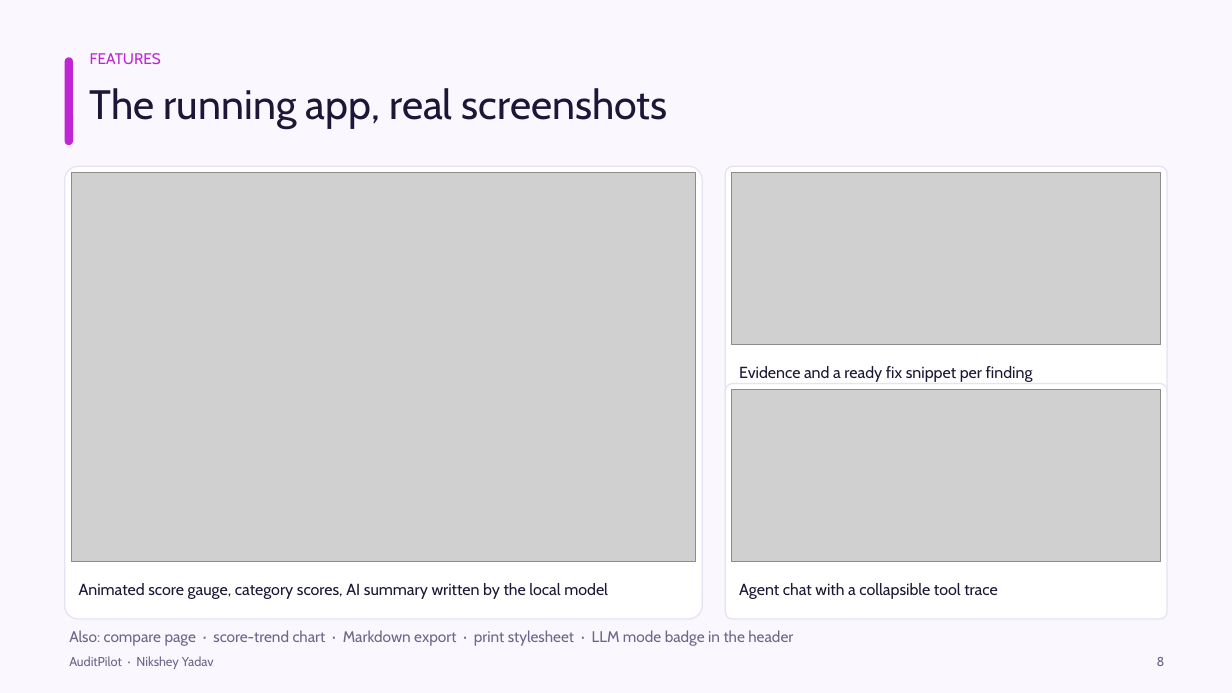
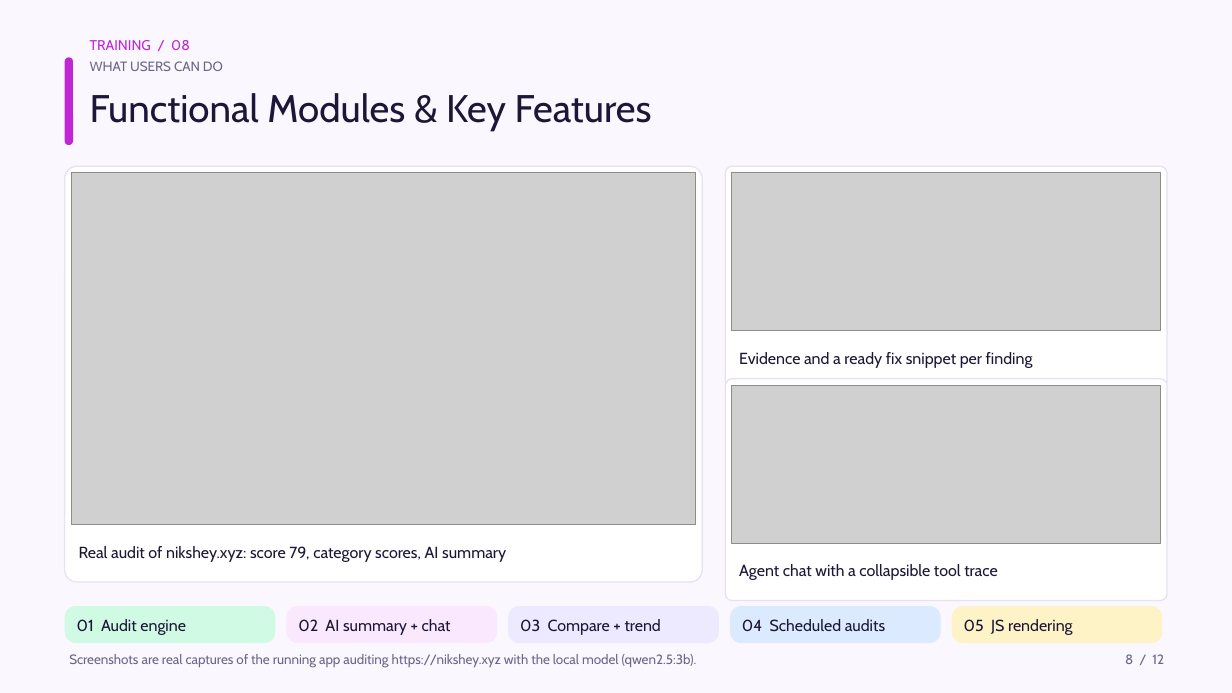
Before and after one commit to NiksheyYadav/AuditPilot, a slide deck: slide 8 of AuditPilot_IT2_Presentation.pptx. Drawn at 1232x693 pixels with LibreOffice and Linux fonts; fonts in the diff are those of the drawing; grey boxes stand for pictures. Boxes give left, top, right and bottom in pixels: in the first picture for what was removed or moved away, otherwise in the second. Text is boxed around its words. In the diff, an @@ line names an element or a change of style, - is before the commit and + after.

```diff
--- a/AuditPilot_IT2_Presentation.pptx
+++ b/AuditPilot_IT2_Presentation.pptx
@@ text removed at <box>90,53,161,64</box> @@
-FEATURES
@@ text added at <box>90,40,190,50</box>, 11 pt, text #C026D3 @@
+TRAINING / 08
@@ text added at <box>90,61,223,71</box>, 10.5 pt, text #6B6788 @@
+WHAT USERS CAN DO
@@ text at <box>90,93,652,131</box>: text changed; size 32 to 30 pt @@
-The running app, real screenshots
+Functional Modules & Key Features
@@ rounded rectangle: place and size @@
-rounded rectangle at <box>65,166,702,619</box>
+rounded rectangle at <box>65,166,702,582</box>
@@ picture: place and size @@
-picture at <box>71,173,696,562</box>
+picture at <box>71,173,696,525</box>
@@ rounded rectangle: place and size @@
-rounded rectangle at <box>726,166,1167,402</box>
+rounded rectangle at <box>726,166,1167,388</box>
@@ picture: place and size @@
-picture at <box>732,173,1161,345</box>
+picture at <box>732,173,1161,331</box>
@@ text "Evidence and a ready fix ...": place and size @@
-text "Evidence and a ready fix ..." at <box>739,366,1033,382</box>
+text "Evidence and a ready fix ..." at <box>739,352,1033,368</box>
@@ rounded rectangle: place and size @@
-rounded rectangle at <box>726,384,1167,619</box>
+rounded rectangle at <box>726,379,1167,601</box>
@@ picture: place and size @@
-picture at <box>732,390,1161,562</box>
+picture at <box>732,385,1161,543</box>
@@ text at <box>79,546,506,562</box>: text changed @@
-Animated score gauge, category scores, AI summary written by the local model
+Real audit of nikshey.xyz: score 79, category scores, AI summary
@@ text "Agent chat with a collapsible ...": place and size @@
-text "Agent chat with a collapsible ..." at <box>739,583,997,599</box>
+text "Agent chat with a collapsible ..." at <box>739,564,997,580</box>
@@ rounded rectangle added at <box>65,606,275,643</box>, fill #D1FAE5 @@
@@ text added at <box>77,619,186,635</box>, 12.5 pt, text #1C1736 @@
+01 Audit engine
@@ rounded rectangle added at <box>287,606,497,643</box>, fill #FAE8FF @@
@@ text added at <box>298,619,451,635</box>, 12.5 pt, text #1C1736 @@
+02 AI summary + chat
@@ rounded rectangle added at <box>508,606,719,643</box>, fill #EDE9FE @@
@@ text added at <box>520,619,661,635</box>, 12.5 pt, text #1C1736 @@
+03 Compare + trend
@@ rounded rectangle added at <box>730,606,941,643</box>, fill #DBEAFE @@
@@ text added at <box>742,619,885,631</box>, 12.5 pt, text #1C1736 @@
+04 Scheduled audits
@@ rounded rectangle added at <box>952,606,1163,643</box>, fill #FEF3C7 @@
@@ text added at <box>964,619,1073,635</box>, 12.5 pt, text #1C1736 @@
+05 JS rendering
@@ text removed at <box>69,656,214,669</box> @@
-AuditPilot · Nikshey Yadav
@@ text removed at <box>69,630,793,646</box> @@
-Also: compare page · score-trend chart · Markdown export · print stylesheet · LLM mode badge in the header
@@ text added at <box>69,654,697,668</box>, 10.5 pt, text #6B6788 @@
+Screenshots are real captures of the running app auditing https://nikshey.xyz with the local model (qwen2.5:3b).
@@ text at <box>1125,654,1164,664</box>: text changed; size 10 to 10.5 pt @@
-8
+8 / 12
```
Also in this commit, not shown: 11 other slides changed, 40 other files.
